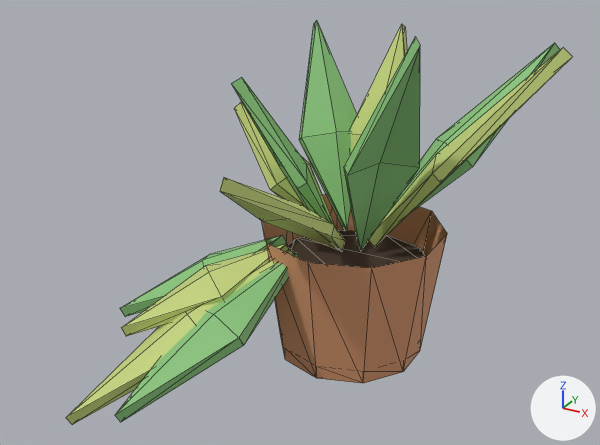
What one commit did to the glTF model assets/models/apartment/shelf_plant.glb.
Before and after are seen from a camera (50 mm lens) standing at (0.236, -0.509, 0.348) and looking at (-0.016, -0.052, 0.12). Lighting does not change. The marker at lower right points along +X, +Y and +Z. The older version comes first. Mesh edges are drawn as thin lines. Vertices at exactly the same position are counted once.

Names of what the first picture shows: 'shelf_plant'.
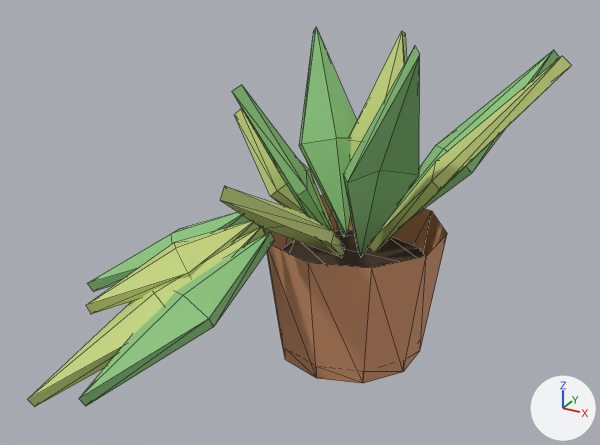
Boxes [x1, y1, x2, y2] around the edits, measured in the pictures (600 x 445 px; the box of a moved part takes in the faces that stretch with it):
'shelf_plant', reshaped (7% wider, 6% shorter): before [66, 20, 573, 425]; after [27, 27, 571, 407]
part 1 of me_cone_004, moved or reshaped: before [369, 48, 573, 247]; after [368, 56, 571, 253]
part 2 of me_cone_004, moved or reshaped: before [351, 24, 407, 152]; after [350, 31, 407, 159]
part 3 of me_cone_004, moved or reshaped: before [234, 102, 335, 225]; after [234, 109, 336, 234]
part 4 of me_cone_004, moved or reshaped: before [220, 177, 345, 251]; after [220, 186, 345, 258]
part 5 of me_cone_004, moved or reshaped: before [121, 244, 288, 336]; after [86, 221, 259, 314]
part 6 of me_cone_004, moved or reshaped: before [66, 249, 293, 425]; after [27, 227, 266, 407]
part 7 of me_cone_004, moved or reshaped: before [387, 43, 560, 214]; after [388, 50, 559, 219]
part 8 of me_cone_004, moved or reshaped: before [299, 20, 357, 231]; after [299, 27, 357, 237]
part 9 of me_cone_004, moved or reshaped: before [231, 77, 331, 222]; after [232, 85, 331, 230]
part 10 of me_cone_004, moved or reshaped: before [344, 37, 420, 250]; after [344, 46, 420, 257]
part 11 of me_cone_004, moved or reshaped: before [120, 236, 287, 316]; after [88, 212, 251, 292]
part 12 of me_cone_004, moved or reshaped: before [115, 253, 299, 422]; after [79, 232, 274, 406]

Diff of the bpy script that builds the scene:
```diff
--- a/assets/models/apartment/shelf_plant.glb.py
+++ b/assets/models/apartment/shelf_plant.glb.py
@@ me_cone_004 @@
 # used by ob_shelf_plant; location = (0.0, 0.0, 0.05)
-me_cone_004.from_pydata(...)  # 180 vertices, 284 faces; spans x -0.15..0.14, y -0.185..0.11, z -0.05..0.206
+me_cone_004.from_pydata(...)  # 180 vertices, 284 faces; spans x -0.169..0.14, y -0.203..0.11, z -0.05..0.201
+# me_cone_004 part 1: the loose piece of 10 vertices spanning x 0.012..0.14, y -0.025..0.025, z 0.037..0.195 is moved by (0.0, 0.0, -0.005)
+# me_cone_004 part 2: the loose piece of 10 vertices spanning x -0.025..0.025, y 0.011..0.084, z 0.038..0.185 is moved by (0.0, 0.0, -0.005)
+# me_cone_004 part 3: the loose piece of 10 vertices spanning x -0.101..-0.012, y -0.025..0.025, z 0.037..0.131 is moved by (0.0, 0.0, -0.005)
+# me_cone_004 part 4: the loose piece of 10 vertices spanning x -0.025..0.025, y -0.169..-0.013, z 0.037..0.143 is moved by (0.0, 0.0, -0.005)
+# me_cone_004 part 5: the loose piece of 10 vertices spanning x -0.116..-0.033, y -0.128..-0.036, z -0.01..0.044 is moved by (-0.015, -0.016, 0.022)
+# me_cone_004 part 6: the loose piece of 10 vertices spanning x -0.12..-0.026, y -0.185..-0.04, z -0.05..0.044 is moved by (-0.012, -0.018, 0.022)
+# me_cone_004 part 7: the loose piece of 10 vertices spanning x 0.009..0.11, y 0.009..0.11, z 0.037..0.176 is moved by (0.0, 0.0, -0.005)
+# me_cone_004 part 8: the loose piece of 10 vertices spanning x -0.071..-0.008, y 0.008..0.071, z 0.038..0.184 is moved by (0.0, 0.0, -0.005)
+# me_cone_004 part 9: the loose piece of 10 vertices spanning x -0.061..-0.008, y -0.061..-0.008, z 0.038..0.167 is moved by (0.0, 0.0, -0.005)
+# me_cone_004 part 10: the loose piece of 10 vertices spanning x 0.008..0.071, y -0.071..-0.008, z 0.038..0.206 is moved by (0.0, 0.0, -0.005)
+# me_cone_004 part 11: the loose piece of 10 vertices spanning x -0.15..-0.041, y -0.091..-0.025, z -0.022..0.044 is moved by (-0.019, -0.011, 0.022)
+# me_cone_004 part 12: the loose piece of 10 vertices spanning x -0.081..-0.02, y -0.18..-0.044, z -0.037..0.044 is moved by (-0.009, -0.02, 0.022)
 me_cone_004.materials.append(mat_clay)
```
